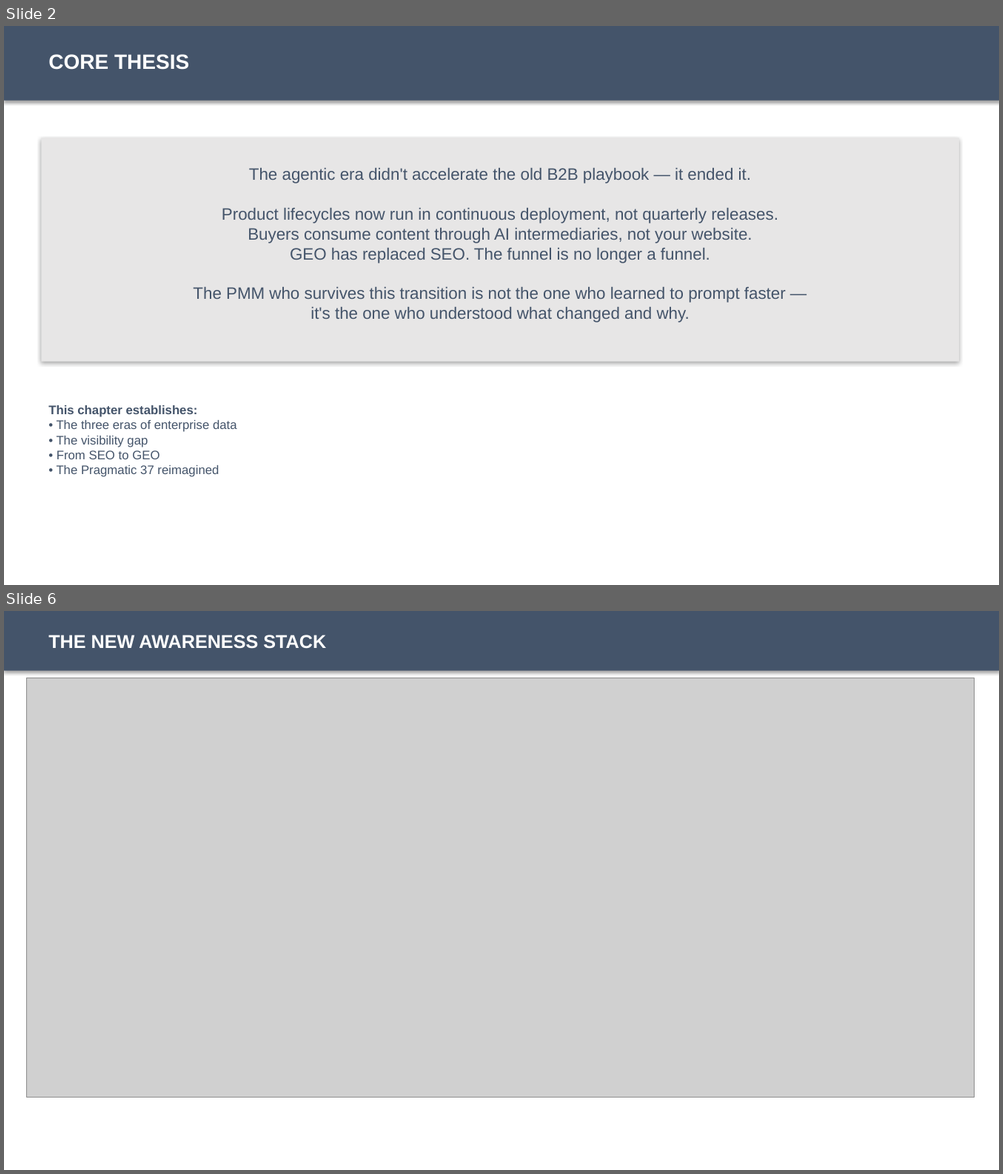
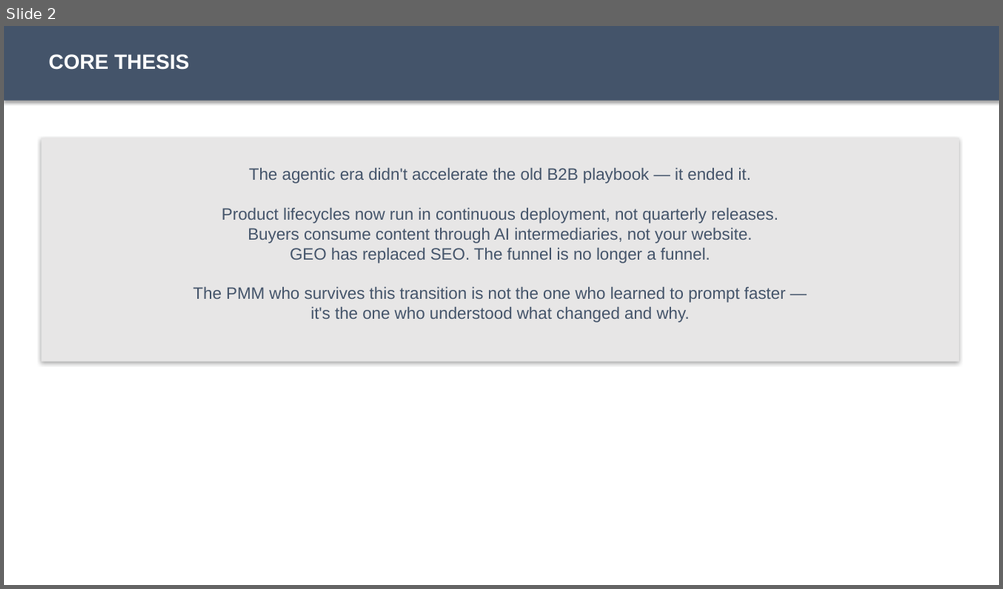
Before and after one commit to chrisohara99/futureofpmm, a slide deck: dist/curriculum/chapter-01/chapter-01-sap.pptx. Shown one above the other, each under a label of ours: slides 2 and 6 before the commit, slide 2 after it; the slides between them are not shown. The pictures are 1003x1174 and 1003x589 pixels, drawn with LibreOffice and Linux fonts; fonts in the diff are those of the drawing; grey boxes stand for pictures. Boxes give left, top, right and bottom in pixels: in the first picture for what was removed or moved away, otherwise in the second. Text is boxed around its words. In the diff, an @@ line names an element or a change of style, - is before the commit and + after.

Commit message:
Chapter 1: rebuild PPT with native graphics, fix leave-behind PDF margins

```diff
--- a/dist/curriculum/chapter-01/chapter-01-sap.pptx
+++ b/dist/curriculum/chapter-01/chapter-01-sap.pptx
@@ slide 6 removed at bbox=[4, 611, 999, 1170], background #FFFFFF @@
@@ rectangle removed at bbox=[4, 611, 999, 671] @@
@@ text removed at bbox=[48, 635, 326, 649] @@
-THE NEW AWARENESS STACK
@@ picture removed at bbox=[26, 678, 974, 1097] @@
@@ slide 2 changed as well @@
@@ text removed at bbox=[48, 406, 237, 477] @@
-This chapter establishes:
-• The three eras of enterprise data
-• The visibility gap
-• From SEO to GEO
-• The Pragmatic 37 reimagined
```
Also in this commit, not shown: 1 other slide changed, 4 slides added, 4 other slides removed, 3 other files.
